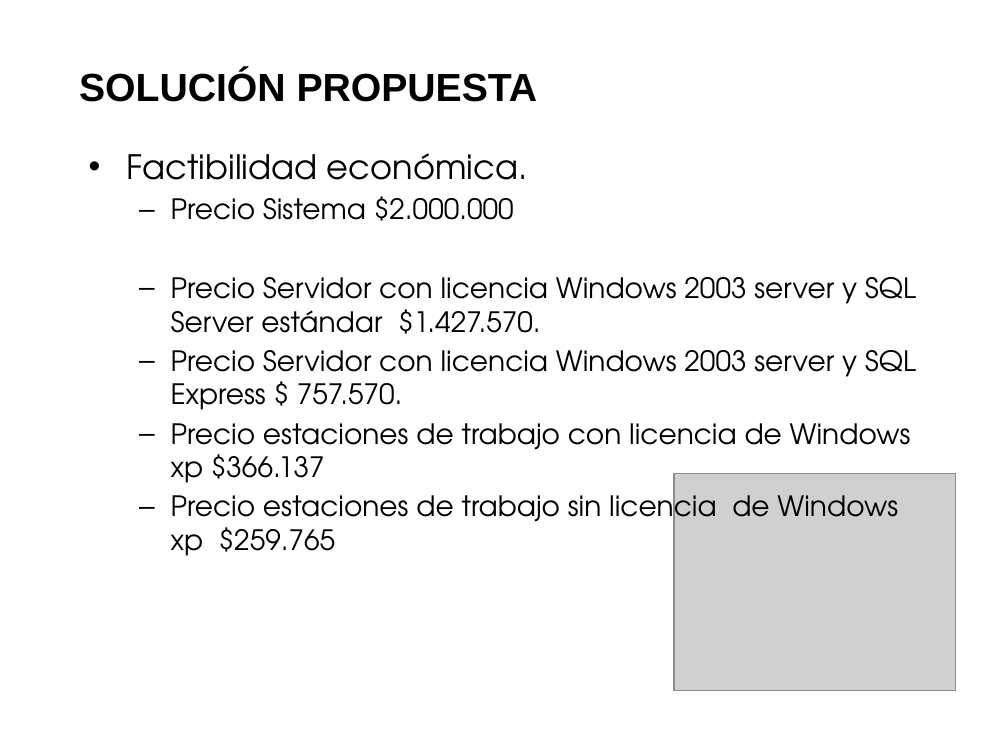
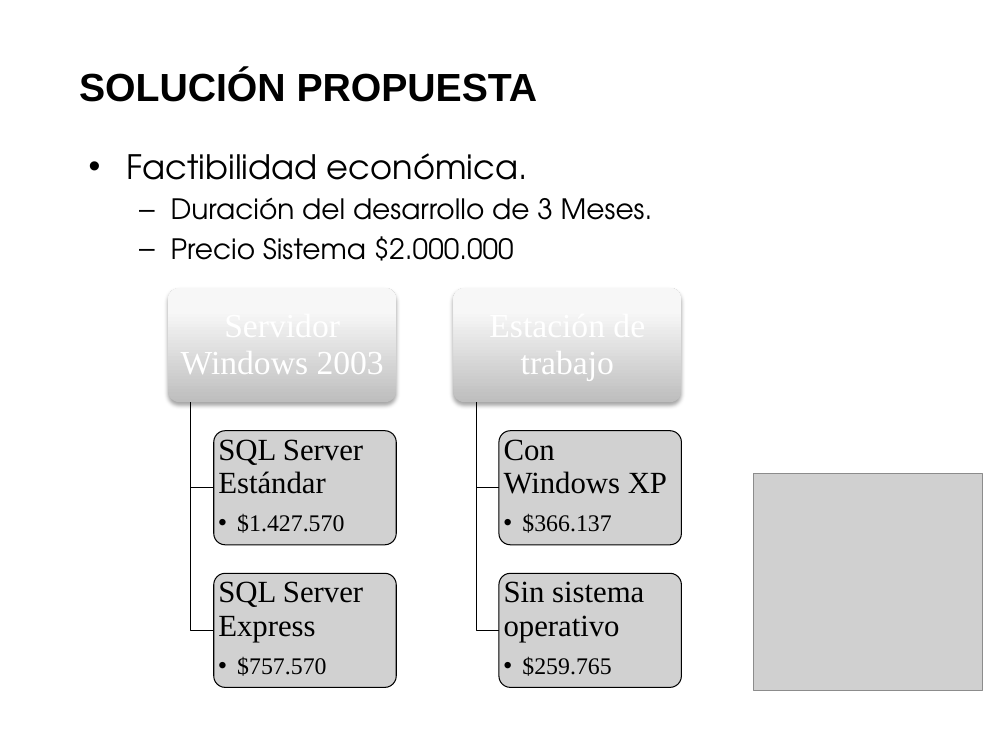
Before and after one commit to saburto/sigset, a slide deck: slide 15 of sigset/documentos/Documentos finales/Presentacion.pptx. Drawn at 1008x756 pixels with LibreOffice and Linux fonts; fonts in the diff are those of the drawing; grey boxes stand for pictures; background and template pictures are left out. Boxes give left, top, right and bottom in pixels: in the first picture for what was removed or moved away, otherwise in the second. Text is boxed around its words. In the diff, an @@ line names an element or a change of style, - is before the commit and + after.

```diff
--- a/sigset/documentos/Documentos finales/Presentacion.pptx
+++ b/sigset/documentos/Documentos finales/Presentacion.pptx
@@ text at [171, 197, 653, 220]: paragraph added @@
+  – Duración del desarrollo de 3 Meses.
@@ text at [171, 277, 916, 556]: paragraphs removed @@
-  – Precio Servidor con licencia Windows 2003 server y SQL Server estándar $1.427.570.
-  – Precio Servidor con licencia Windows 2003 server y SQL Express $ 757.570.
-  – Precio estaciones de trabajo con licencia de Windows xp $366.137
-  – Precio estaciones de trabajo sin licencia de Windows xp $259.765
@@ picture: place and size @@
-picture at [674, 474, 956, 690]
+picture at [754, 474, 983, 690]
@@ group added at [168, 198, 681, 687]: 6 rounded rectangles, 6 texts, 4 freeform shapes @@
+Servidor Windows 2003
+SQL Server Estándar
+  •• $1.427.570
+SQL Server Express
+  •• $757.570
+Estación de trabajo
+Con Windows XP
+  •• $366.137
+Sin sistema operativo
+  •• $259.765
```
Also in this commit, not shown: 5 other slides changed, 2 slides added.
